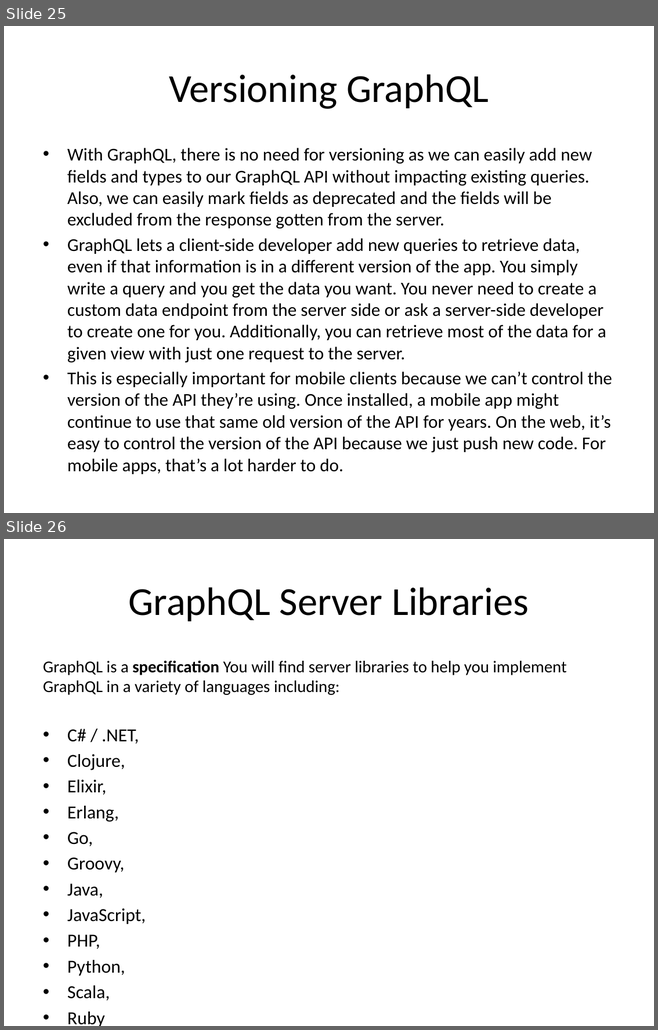
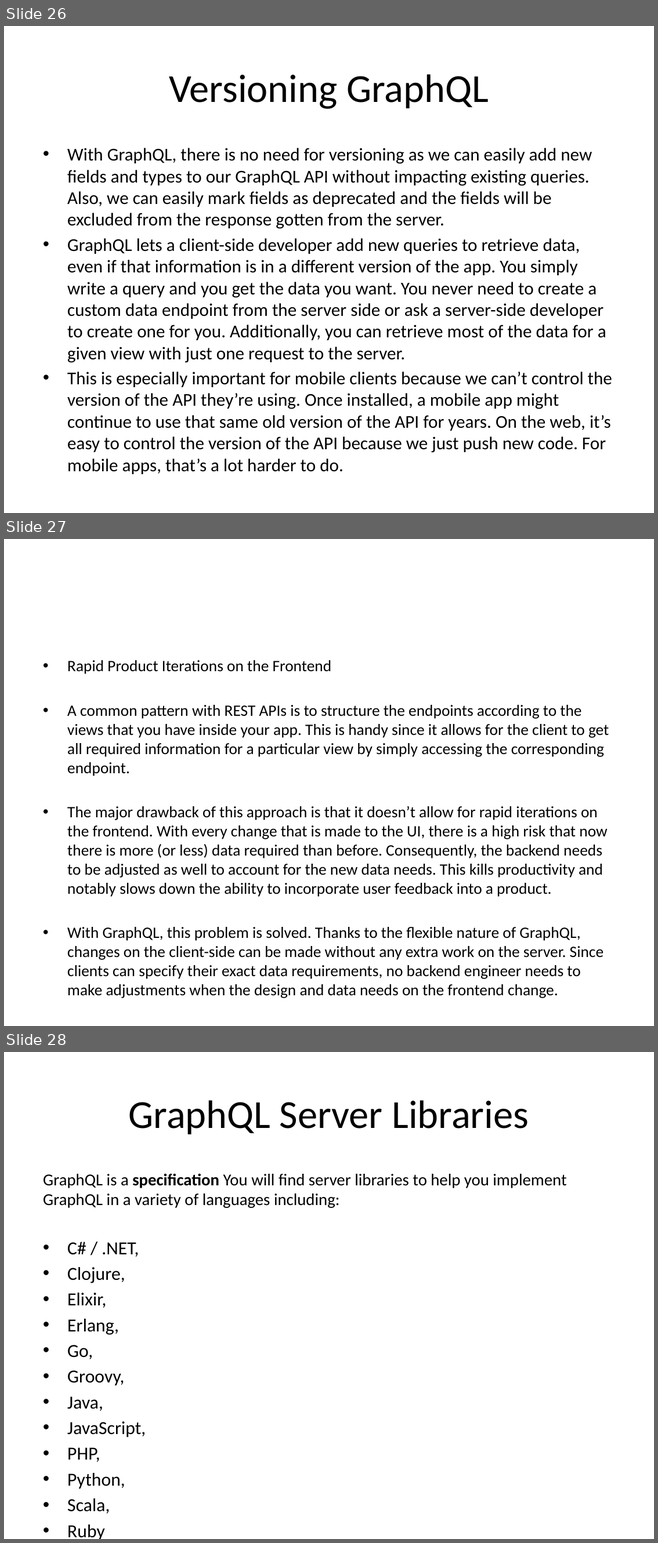
Before and after one commit to patelg123/graphql-presentation, a slide deck: GraphQL_v3.pptx. Shown one above the other, each under a label of ours: slides 25 and 26 before the commit, slides 26, 27 and 28 after it. The pictures are 658x1030 and 658x1543 pixels, drawn with LibreOffice and Linux fonts; fonts in the diff are those of the drawing. Boxes give left, top, right and bottom in pixels: in the first picture for what was removed or moved away, otherwise in the second. Text is boxed around its words. In the diff, an @@ line names an element or a change of style, - is before the commit and + after.

```diff
--- a/GraphQL_v3.pptx
+++ b/GraphQL_v3.pptx
@@ slide 27 added at [4,539,654,1026], background #FFFFFF @@
@@ text added at [67,660,608,979], 17.6 pt, text #000000 @@
+• Rapid Product Iterations on the Frontend
+• A common pattern with REST APIs is to structure the endpoints according to the views that you have inside your app. This is handy since it allows for the client to get all required information for a particular view by simply accessing the corresponding endpoint.
+• The major drawback of this approach is that it doesn’t allow for rapid iterations on the frontend. With every change that is made to the UI, there is a high risk that now there is more (or less) data required than before. Consequently, the backend needs to be adjusted as well to account for the new data needs. This kills productivity and notably slows down the ability to incorporate user feedback into a product.
+• With GraphQL, this problem is solved. Thanks to the flexible nature of GraphQL, changes on the client-side can be made without any extra work on the server. Since clients can specify their exact data requirements, no backend engineer needs to make adjustments when the design and data needs on the frontend change.
@@ what was slide 25 is now slide 26 @@
@@ what was slide 26 is now slide 28 @@
```
Also in this commit, not shown: 1 other slide added, 1 other file.
